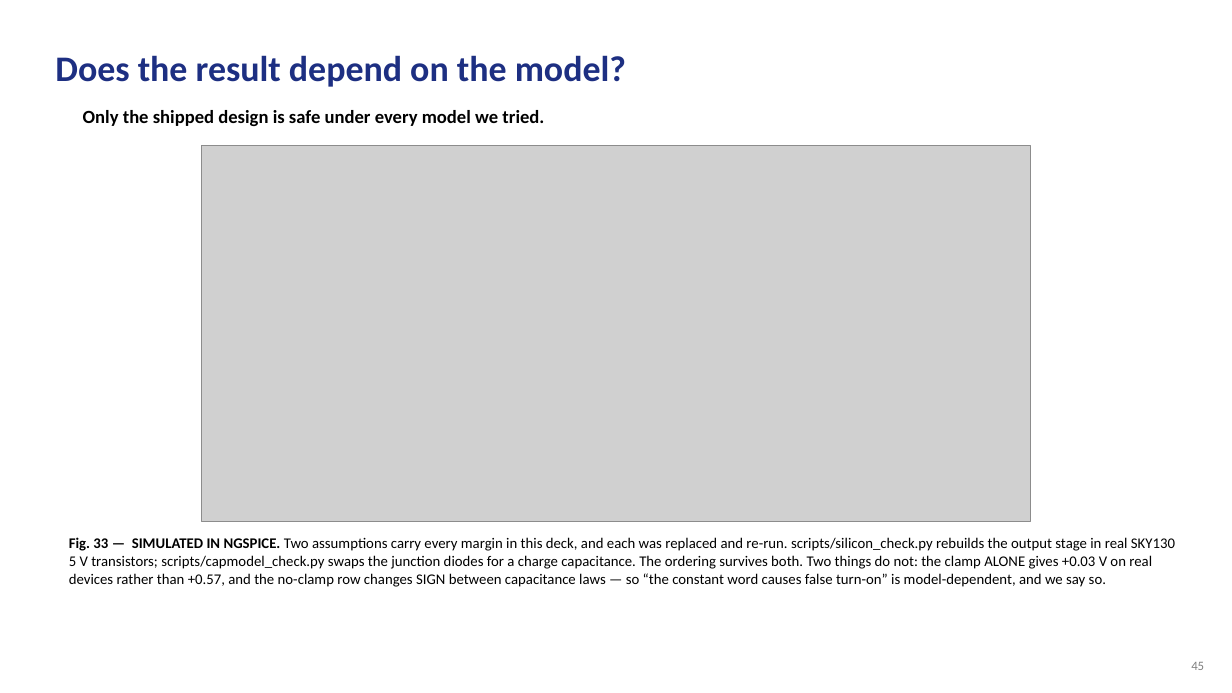
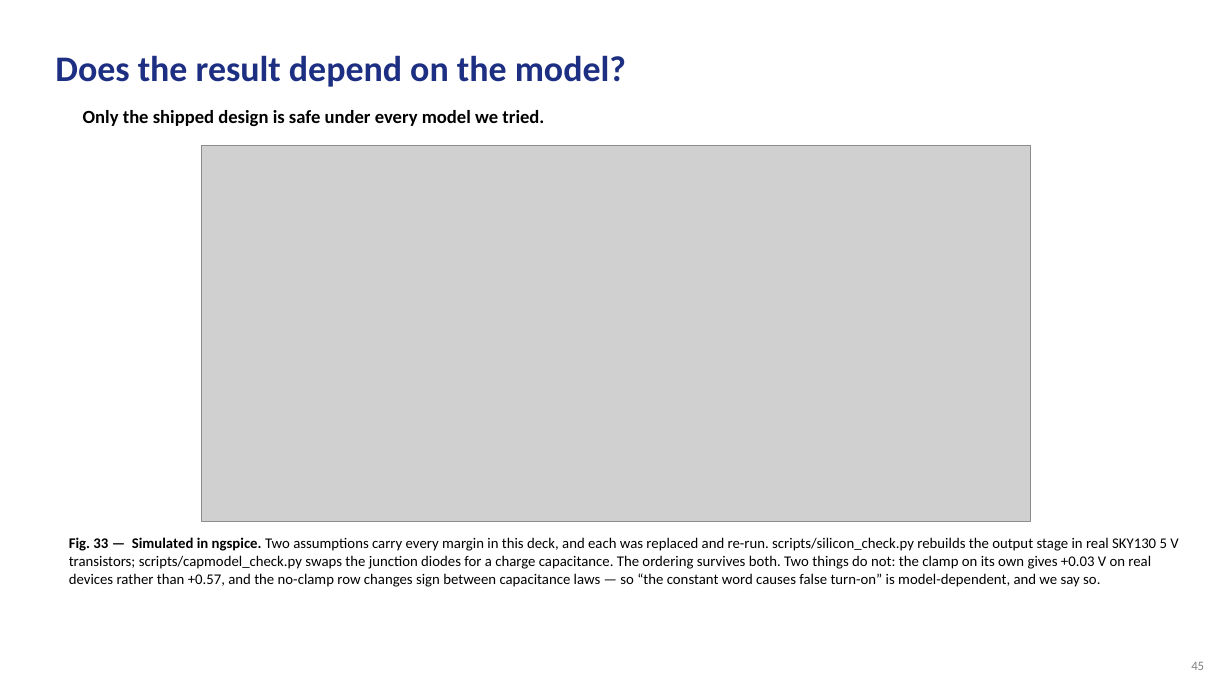
Before and after one commit to Amritha902/gan-driver, a slide deck: slide 45 of review/GaN_Review1_BACKUP.pptx. Drawn at 1232x693 pixels with LibreOffice and Linux fonts; fonts in the diff are those of the drawing; grey boxes stand for pictures. Boxes give left, top, right and bottom in pixels: in the first picture for what was removed or moved away, otherwise in the second. Text is boxed around its words. In the diff, an @@ line names an element or a change of style, - is before the commit and + after.

```diff
--- a/review/GaN_Review1_BACKUP.pptx
+++ b/review/GaN_Review1_BACKUP.pptx
@@ text at bbox=[69, 537, 1178, 587]: text changed @@
-Fig. 33 — SIMULATED IN NGSPICE. Two assumptions carry every margin in this deck, and each was replaced and re-run. scripts/silicon_check.py rebuilds the output stage in real SKY130 5 V transistors; scripts/capmodel_check.py swaps the junction diodes for a charge capacitance. The ordering survives both. Two things do not: the clamp ALONE gives +0.03 V on real devices rather than +0.57, and the no-clamp row changes SIGN between capacitance laws — so “the constant word causes false turn-on” is model-dependent, and we say so.
+Fig. 33 — Simulated in ngspice. Two assumptions carry every margin in this deck, and each was replaced and re-run. scripts/silicon_check.py rebuilds the output stage in real SKY130 5 V transistors; scripts/capmodel_check.py swaps the junction diodes for a charge capacitance. The ordering survives both. Two things do not: the clamp on its own gives +0.03 V on real devices rather than +0.57, and the no-clamp row changes sign between capacitance laws — so “the constant word causes false turn-on” is model-dependent, and we say so.
```
Also in this commit, not shown: 43 other slides changed, 10 other files.
